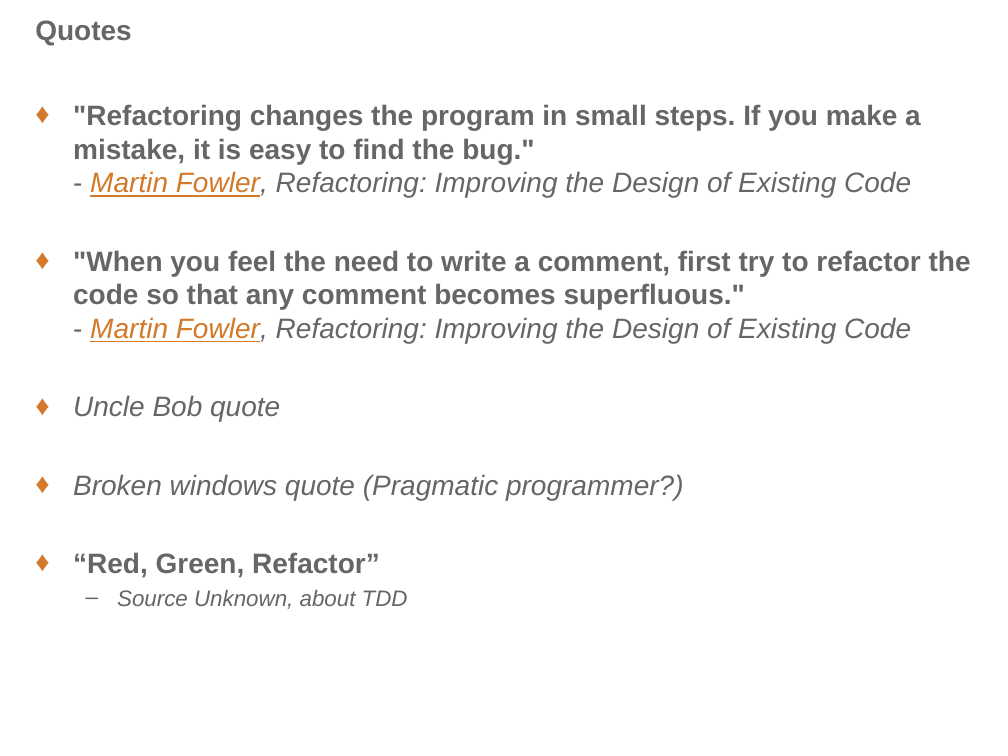
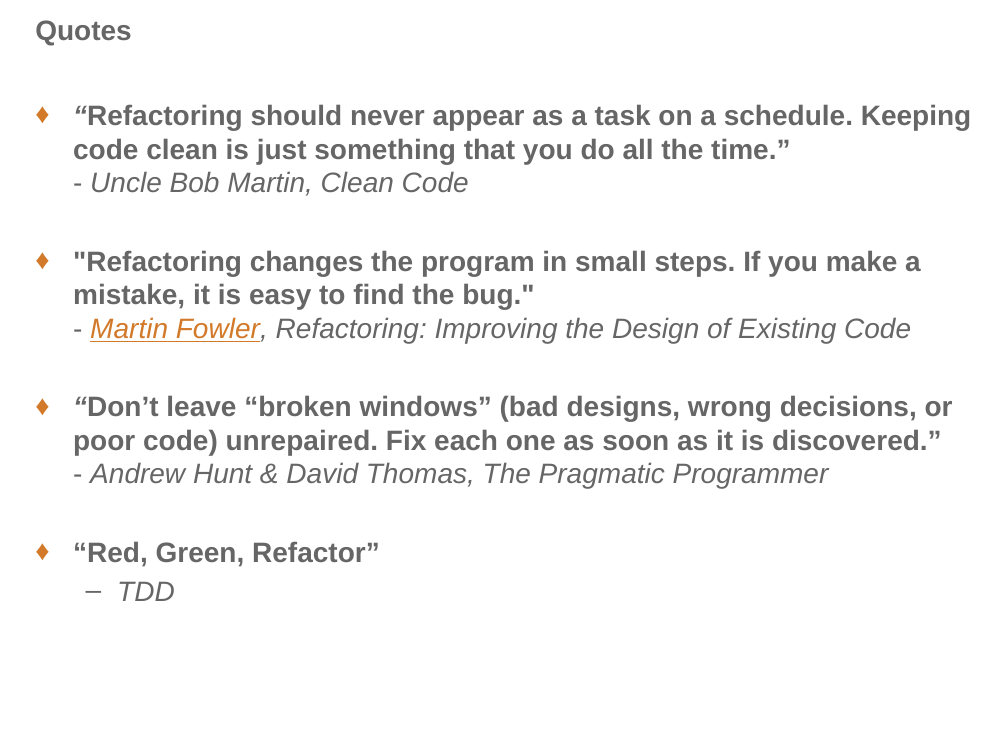
Before and after one commit to PatrickDelancy/RefactoringWorkshop, a slide deck: slide 7 of Refactoring Workshop.pptx. Drawn at 1008x756 pixels with LibreOffice and Linux fonts; fonts in the diff are those of the drawing; background and template pictures are left out. Boxes give left, top, right and bottom in pixels: in the first picture for what was removed or moved away, otherwise in the second. Text is boxed around its words. In the diff, an @@ line names an element or a change of style, - is before the commit and + after.

```diff
--- a/Refactoring Workshop.pptx
+++ b/Refactoring Workshop.pptx
@@ text at <box>73,104,972,196</box>: paragraph added @@
+♦ “Refactoring should never appear as a task on a schedule. Keeping code clean is just something that you do all the time.”
+  - Uncle Bob Martin, Clean Code
@@ text at <box>73,395,953,489</box>: text changed; bold on; italic off @@
-♦ "When you feel the need to write a comment, first try to refactor the code so that any comment becomes superfluous."
-  - Martin Fowler, Refactoring: Improving the Design of Existing Code
-♦ Uncle Bob quote
-♦ Broken windows quote (Pragmatic programmer?)
+♦ “Don’t leave “broken windows” (bad designs, wrong decisions, or poor code) unrepaired. Fix each one as soon as it is discovered.”
+  - Andrew Hunt & David Thomas, The Pragmatic Programmer
@@ text at <box>117,581,175,601</box>: text changed; size 16 to 20 pt @@
-  – Source Unknown, about TDD
+  – TDD
```
Also in this commit, not shown: 1 other file.
